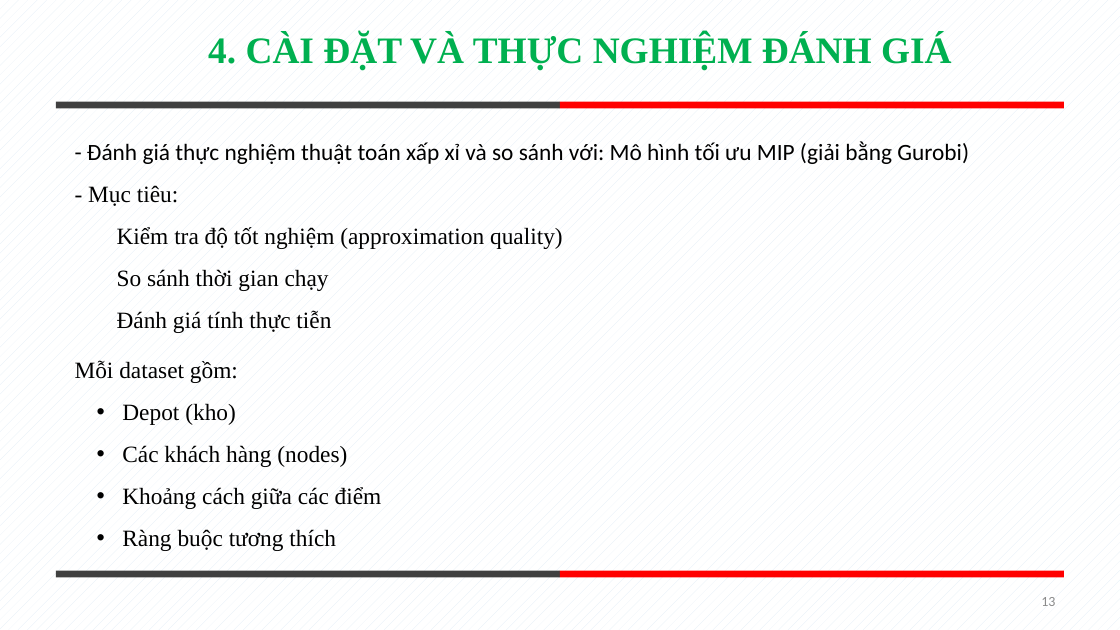
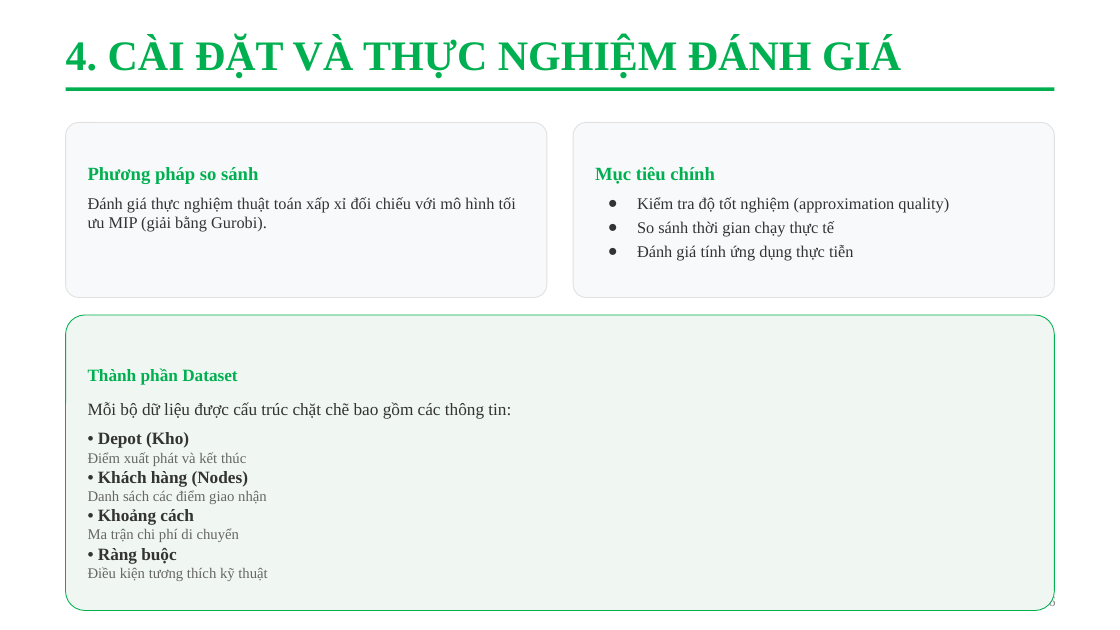
Before and after one commit to tuanxx31/DACTDLGT, a slide deck: slide 16 of baocao.pptx (slide 13 before the commit). Drawn at 1120x630 pixels with LibreOffice and Linux fonts; fonts in the diff are those of the drawing; background and template pictures are left out. Boxes give left, top, right and bottom in pixels: in the first picture for what was removed or moved away, otherwise in the second. Text is boxed around its words. In the diff, an @@ line names an element or a change of style, - is before the commit and + after.

```diff
--- a/baocao.pptx
+++ b/baocao.pptx
@@ background pattern #E0EBF6 on #FFFFFF to picture (left out) @@
@@ title "4. CÀI ĐẶT VÀ THỰC ...": place and size @@
-title "4. CÀI ĐẶT VÀ THỰC ..." at [208, 35, 952, 71]
+title "4. CÀI ĐẶT VÀ THỰC ..." at [66, 37, 901, 78]
@@ title "4. CÀI ĐẶT VÀ THỰC ..." at [66, 37, 901, 78]: size 32 to 36 pt; alignment centre to left @@
@@ rectangle added at [66, 87, 1054, 91], fill #00B050 @@
@@ line removed from (56, 105) to (560, 105) @@
@@ line removed from (560, 105) to (1065, 105) @@
@@ rounded rectangle added at [66, 123, 547, 297], fill #F8F9FA, outline #E0E0E0 0.75 pt @@
@@ rounded rectangle added at [573, 123, 1054, 297], fill #F8F9FA, outline #E0E0E0 0.75 pt @@
@@ text added at [88, 167, 516, 232], 14 pt, text #333333 @@
+Phương pháp so sánh
+Đánh giá thực nghiệm thuật toán xấp xỉ đối chiếu với mô hình tối ưu MIP (giải bằng Gurobi).
@@ text at [595, 167, 715, 184]: text changed; size 20 to 16 pt; font Calibri to Times New Roman; text colour #000000 to #00B050; bold on @@
-- Đánh giá thực nghiệm thuật toán xấp xỉ và so sánh với: Mô hình tối ưu MIP (giải bằng Gurobi)
-- Mục tiêu:
+Mục tiêu chính
@@ text "Mục tiêu chính": place and size @@
-text "Mục tiêu chính" at [87, 141, 969, 333]
+text "Mục tiêu chính" at [595, 167, 949, 261]
@@ text at [637, 197, 949, 213]: size 20 to 14 pt, text colour #000000 to #333333 in "Kiểm tra độ tốt nghiệm (approximation quality)"; bullet none to ●; line spacing 1.5 to 1; more space between paragraphs @@
@@ text at [637, 221, 853, 261]: text changed; size 20 to 14 pt; text colour #000000 to #333333 @@
-So sánh thời gian chạy
-Đánh giá tính thực tiễn
+● So sánh thời gian chạy thực tế
+● Đánh giá tính ứng dụng thực tiễn
@@ rounded rectangle added at [66, 315, 1054, 611], fill #F0F7F2, outline #00B050 0.75 pt @@
@@ text removed at [75, 360, 382, 551] @@
-Mỗi dataset gồm:
-  • Depot (kho)
-  • Các khách hàng (nodes)
-  • Khoảng cách giữa các điểm
-  • Ràng buộc tương thích
@@ text added at [88, 368, 511, 581], 14.8 pt, text #333333 @@
+Thành phần Dataset
+Mỗi bộ dữ liệu được cấu trúc chặt chẽ bao gồm các thông tin:
+• Depot (Kho)
+Điểm xuất phát và kết thúc
+• Khách hàng (Nodes)
+Danh sách các điểm giao nhận
+• Khoảng cách
+Ma trận chi phí di chuyển
+• Ràng buộc
+Điều kiện tương thích kỹ thuật
@@ line removed from (56, 574) to (560, 574) @@
@@ line removed from (560, 574) to (1065, 574) @@
@@ page number at [1042, 595, 1056, 609]: text changed; font Calibri to Times New Roman; text colour #8C8C8C to #888888 @@
-13
+16
```
Also in this commit, not shown: 17 other slides changed, 4 slides added, 1 slide removed.
